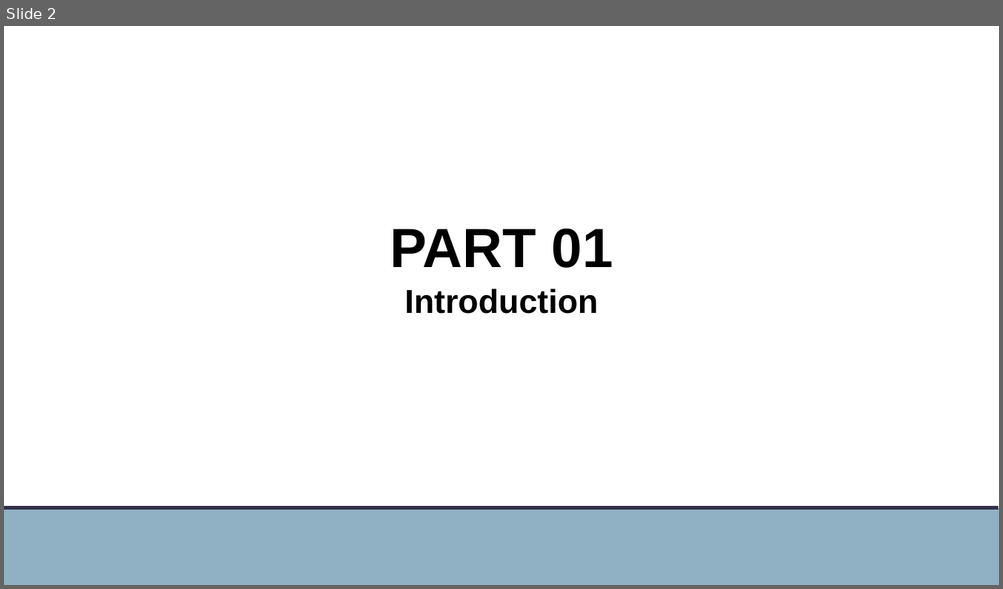
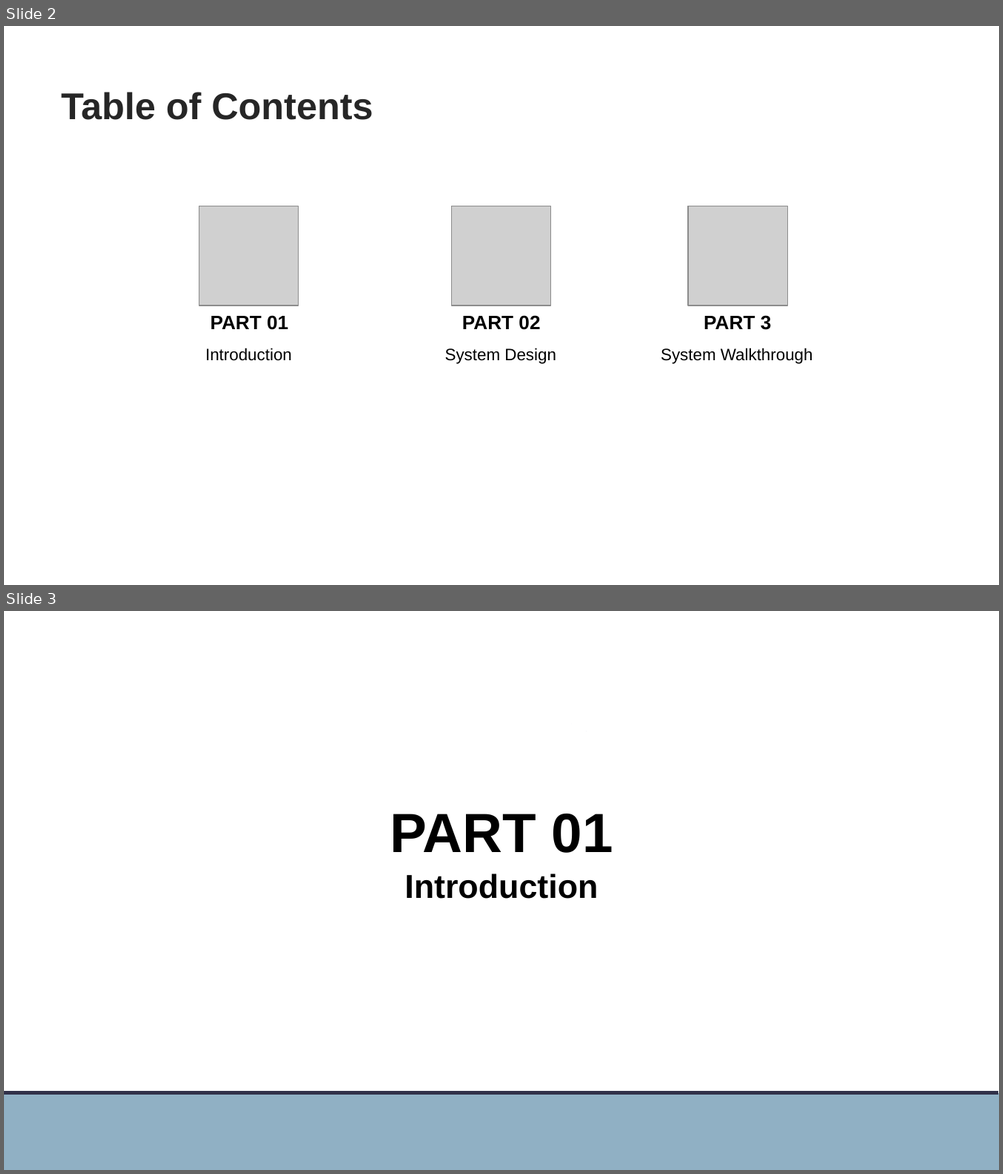
Before and after one commit to YanzhenHuang/CISC3003-Final-Project, a slide deck: My Project Archive/CISC3003-Project-Presentation (Final).pptx. Shown one above the other, each under a label of ours: slide 2 before the commit, slides 2 and 3 after it. The pictures are 1003x589 and 1003x1174 pixels, drawn with LibreOffice and Linux fonts; fonts in the diff are those of the drawing; grey boxes stand for pictures; background and template pictures are left out. Boxes give left, top, right and bottom in pixels: in the first picture for what was removed or moved away, otherwise in the second. Text is boxed around its words. In the diff, an @@ line names an element or a change of style, - is before the commit and + after.

```diff
--- a/My Project Archive/CISC3003-Project-Presentation (Final).pptx
+++ b/My Project Archive/CISC3003-Project-Presentation (Final).pptx
@@ slide 2 added at <box>4,26,999,585</box>, background picture (left out) @@
@@ title added at <box>61,92,373,120</box>, 27 pt, text #262626, bold @@
+Table of Contents
@@ picture added at <box>199,206,299,306</box> @@
@@ picture added at <box>452,206,551,306</box> @@
@@ picture added at <box>688,206,788,306</box> @@
@@ text added at <box>210,315,288,330</box>, 14 pt, text #000000, bold @@
+PART 01
@@ text added at <box>462,315,540,330</box>, 14 pt, text #000000, bold @@
+PART 02
@@ text added at <box>703,315,771,330</box>, 14 pt, text #000000, bold @@
+PART 3
@@ text added at <box>205,348,292,361</box>, 12 pt, text #000000 @@
+Introduction
@@ text added at <box>445,348,556,364</box>, 12 pt, text #000000 @@
+System Design
@@ text added at <box>660,348,813,364</box>, 12 pt, text #000000 @@
+System Walkthrough
@@ what was slide 2 is now slide 3 @@
```
Also in this commit, not shown: 9 slides changed, 4 other slides added, 1 other file.
